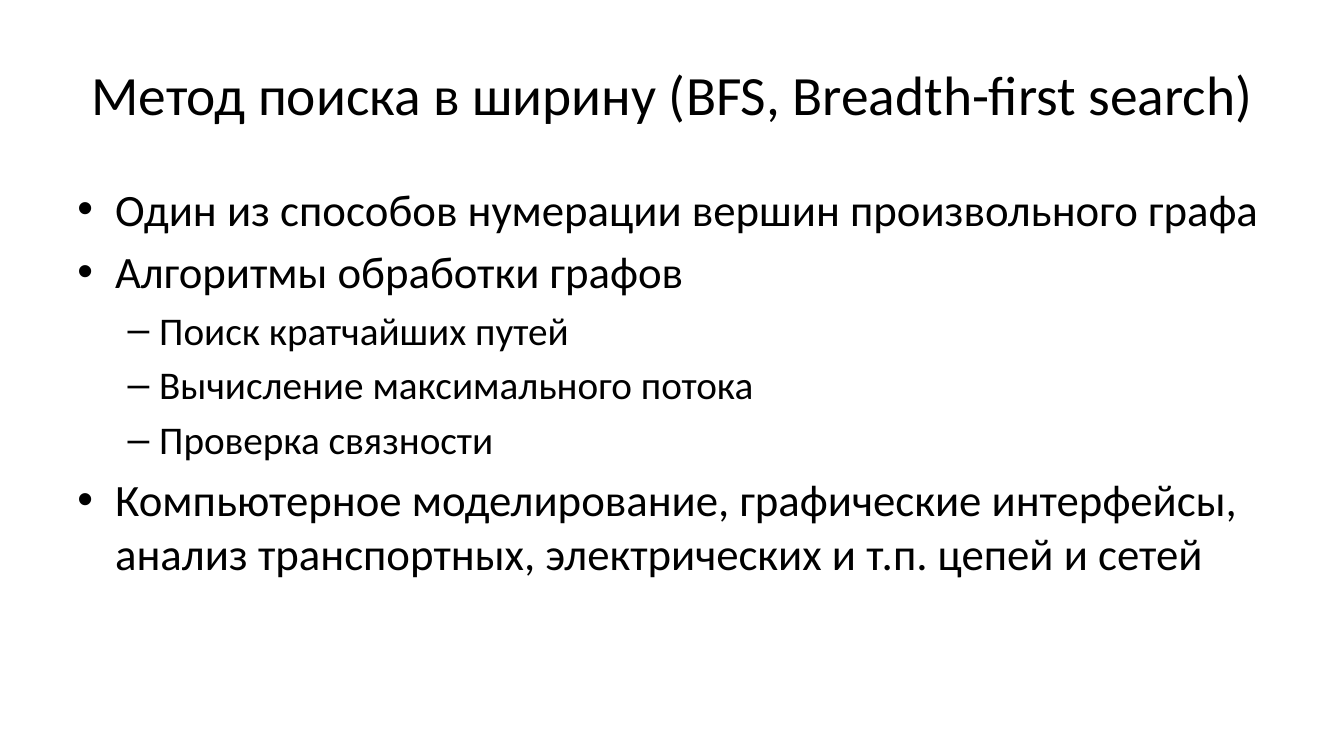
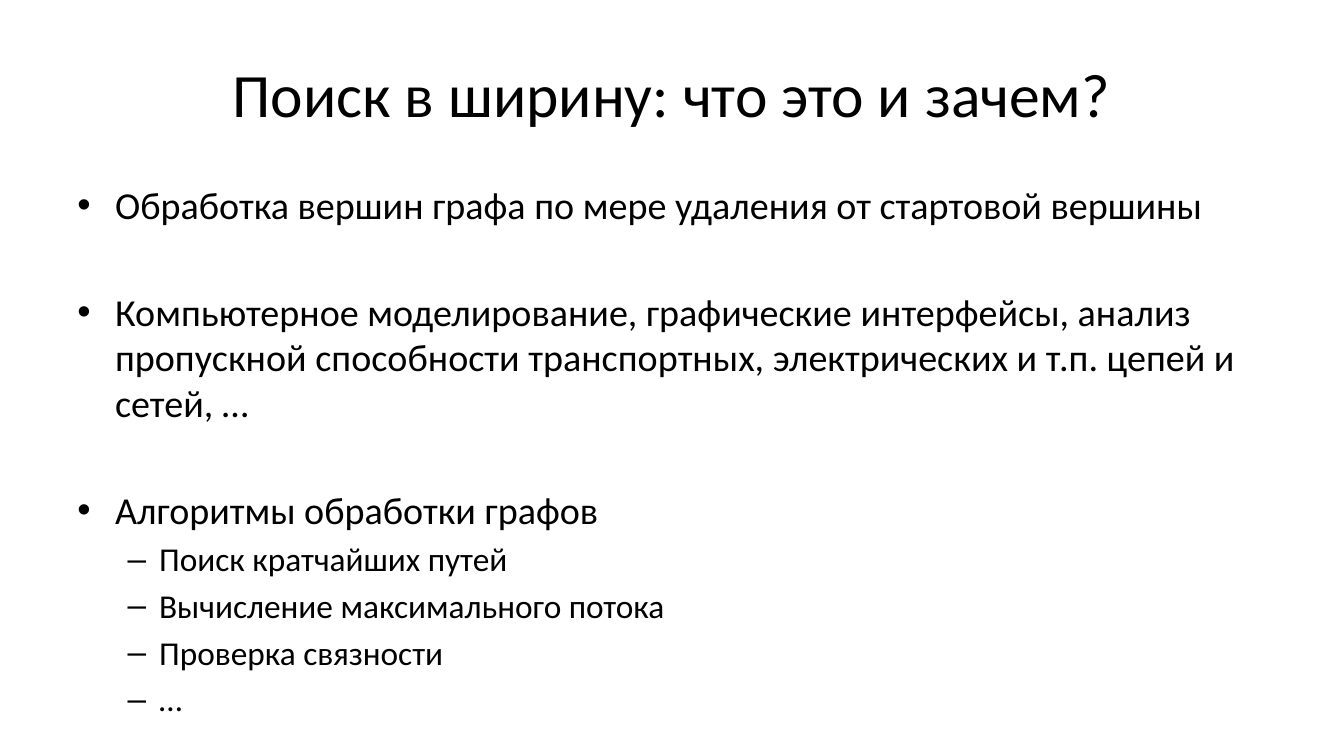
Before and after one commit to Evgueni-Petrov-aka-espetrov/Algorithms-and-Programming-in-C-pptx, a slide deck: slide 10 of 16 Обходы и каркасы графа.pptx (slide 11 before the commit). Drawn at 1344x756 pixels with LibreOffice and Linux fonts; fonts in the diff are those of the drawing. Boxes give left, top, right and bottom in pixels: in the first picture for what was removed or moved away, otherwise in the second. Text is boxed around its words. In the diff, an @@ line names an element or a change of style, - is before the commit and + after.

```diff
--- a/16 Обходы и каркасы графа.pptx
+++ b/16 Обходы и каркасы графа.pptx
@@ title at (233, 75, 1110, 127): text changed; size 39.6 to 44 pt @@
-Метод поиска в ширину (BFS, Breadth-first search)
+Поиск в ширину: что это и зачем?
@@ text at (115, 193, 1235, 422): text changed; size 32 to 27.2 pt @@
-• Один из способов нумерации вершин произвольного графа
+• Обработка вершин графа по мере удаления от стартовой вершины
+• Компьютерное моделирование, графические интерфейсы, анализ пропускной способности транспортных, электрических и т.п. цепей и сетей, …
@@ text at (115, 485, 1237, 578): text changed; size 32 to 23.8 pt @@
-• Компьютерное моделирование, графические интерфейсы, анализ транспортных, электрических и т.п. цепей и сетей
+  – …
@@ text at (115, 498, 665, 671): size 32 to 27.2 pt in "Алгоритмы обработки графов"; size 28 to 23.8 pt in "Поиск кратчайших путей", "Вычисление максимального потока", "Проверка связности" @@
```
Also in this commit, not shown: 17 other slides changed, 12 slides added, 33 slides removed.
